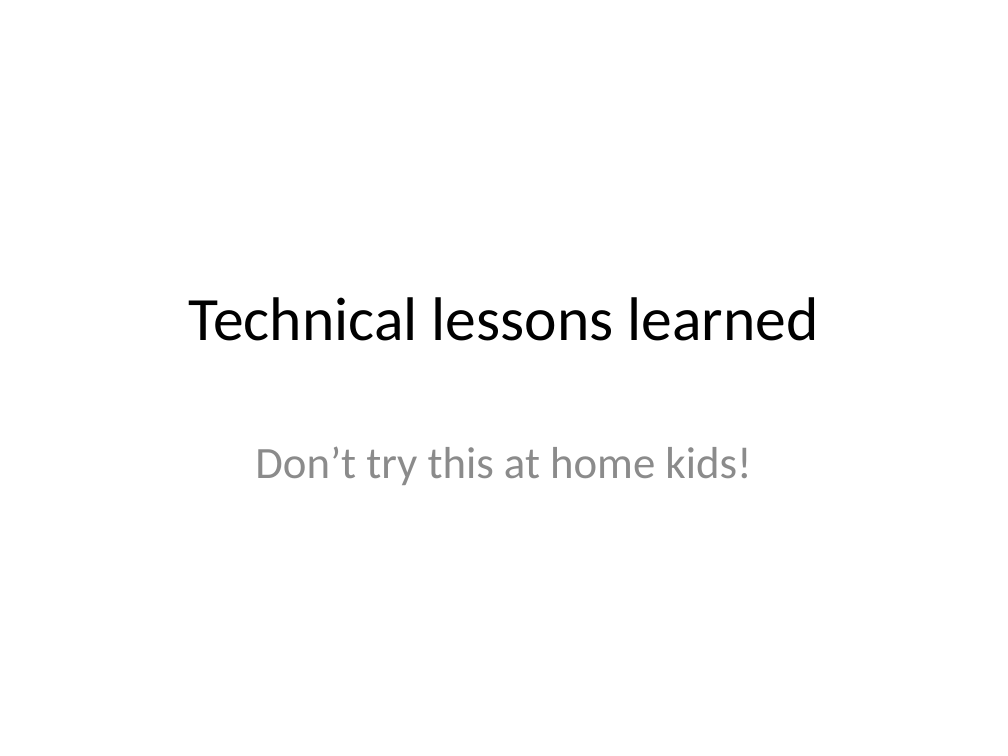
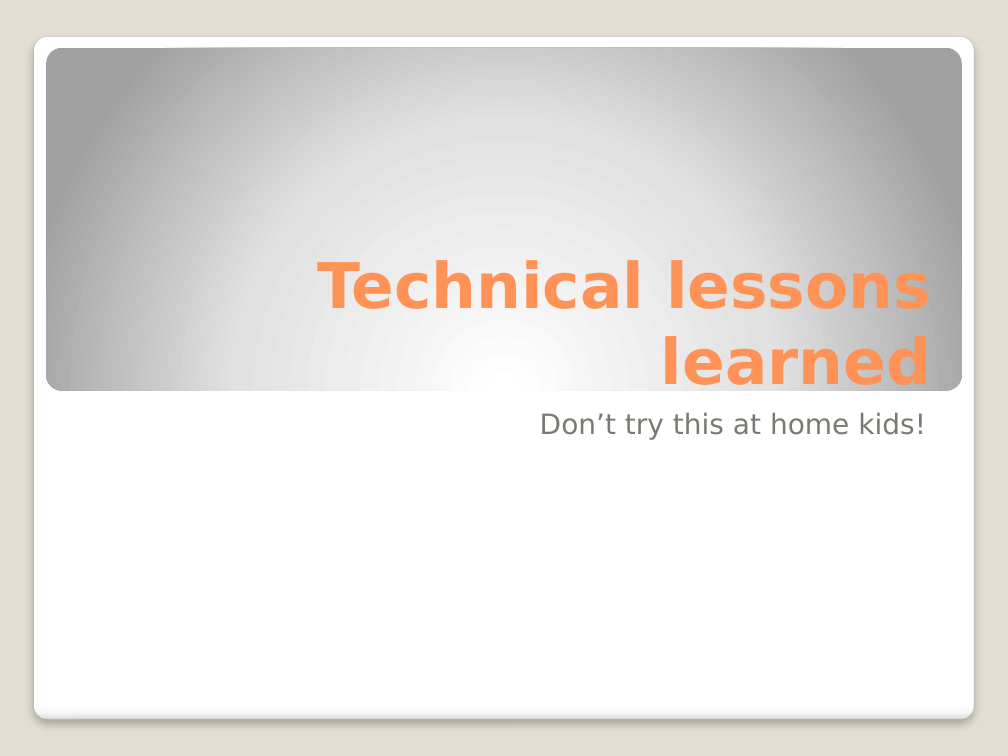
Before and after one commit to michelgrootjans/dkvlessonslearned, a slide deck: slide 1 of slides/Technical Session/Lessons learned.pptx. Drawn at 1008x756 pixels with LibreOffice and Linux fonts; fonts in the diff are those of the drawing. Boxes give left, top, right and bottom in pixels: in the first picture for what was removed or moved away, otherwise in the second. Text is boxed around its words. In the diff, an @@ line names an element or a change of style, - is before the commit and + after.

```diff
--- a/slides/Technical Session/Lessons learned.pptx
+++ b/slides/Technical Session/Lessons learned.pptx
@@ background #FFFFFF to #E3DED1 @@
@@ rounded rectangle added at [33,36,974,720], fill gradient #FFFFFF to #F7F7F7 to #DADADA, outline #A4A4A4 0.16 pt @@
@@ rounded rectangle added at [46,47,962,390], fill gradient #FFFFFF to #E1E1E1 to #A2A2A2 @@
@@ title "Technical lessons learned": place and size @@
-title "Technical lessons learned" at [189,297,818,341]
+title "Technical lessons learned" at [317,257,931,397]
@@ title "Technical lessons learned" at [317,257,931,397]: size 44 to 45 pt, font Calibri to DejaVu Sans, text colour #000000 to #FF9258, bold on; alignment centre to right; vertical alignment middle to bottom @@
@@ subtitle "Don’t try this at home ...": place and size @@
-subtitle "Don’t try this at home ..." at [255,446,751,485]
+subtitle "Don’t try this at home ..." at [540,412,926,440]
@@ subtitle "Don’t try this at home ..." at [540,412,926,440]: size 32 to 20 pt, font Calibri to DejaVu Sans, text colour #8C8C8C to #7C7A72; alignment centre to right; indent changed; less space between paragraphs @@
```
Also in this commit, not shown: 13 other slides changed, 1 slide added, 2 slides removed, 2 other files.
